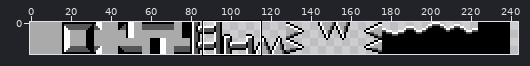
Sprite sheet, stored at assets/bitmaps/tileset.png. Above: a wide view before the commit, with the close-up outlined.
Close-up. Before the edit:
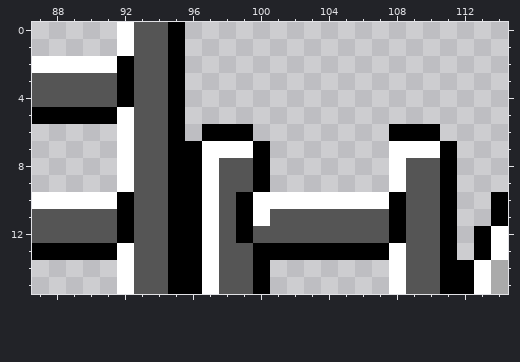
The file is 256x16 pixels. Shown: x 87..114, y 0..15. The wide view leaves out empty margins.
The same view after the edit:
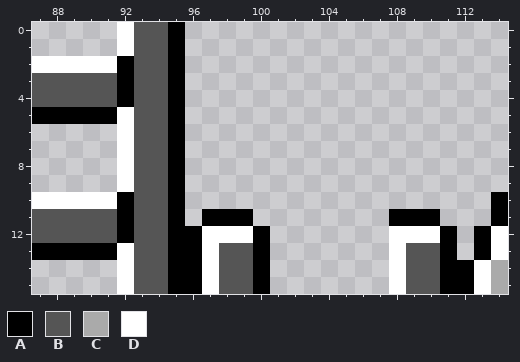
Palette (. is transparent): A #000000  B #555555  C #aaaaaa  D #ffffff
Edits made:
{"y":6,"x":97,"old":"AAA","new":"..."}
{"y":6,"x":108,"old":"AAA","new":"..."}
{"y":7,"x":96,"old":"ADDDA","new":"....."}
{"y":7,"x":108,"old":"DDDA","new":"...."}
{"y":8,"x":96,"old":"ADBBA","new":"....."}
{"y":8,"x":108,"old":"DBBA","new":"...."}
{"y":9,"x":96,"old":"ADBBA","new":"....."}
{"y":9,"x":108,"old":"DBBA","new":"...."}
{"y":10,"x":96,"old":"ADBADDDDDDDDABBA","new":"................"}
{"y":11,"x":96,"old":"ADB","new":".AA"}
{"y":11,"x":100,"old":"DBBBBBBB","new":"........"}
{"y":11,"x":109,"old":"BBA","new":"AA."}
{"y":12,"x":98,"old":"BABBBBBBBBABB","new":"DDA.......DDD"}
{"y":13,"x":101,"old":"AAAAAAA","new":"......."}
{"label":"changed","picture_box":[185,124,457,260]}
